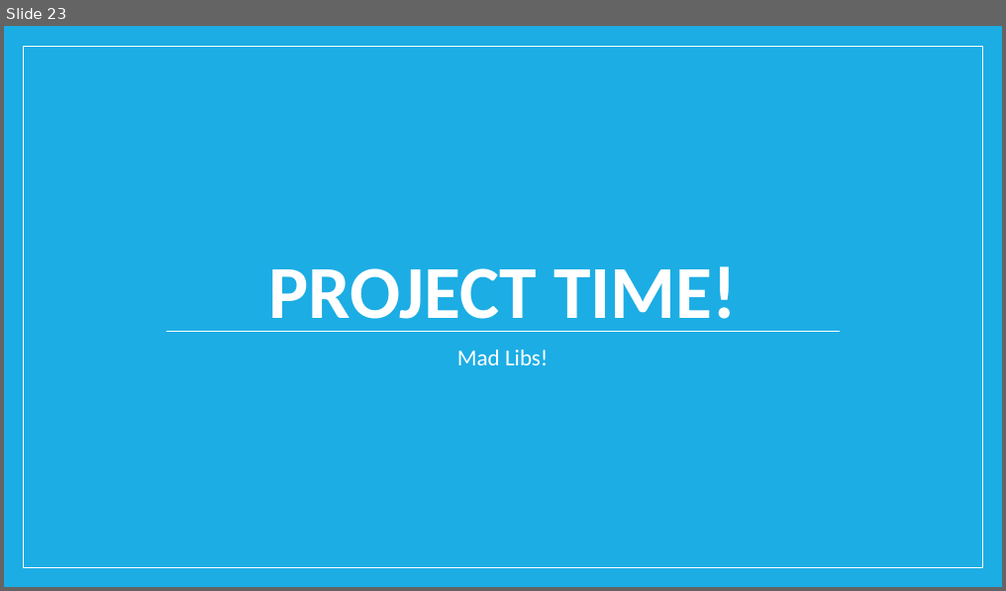
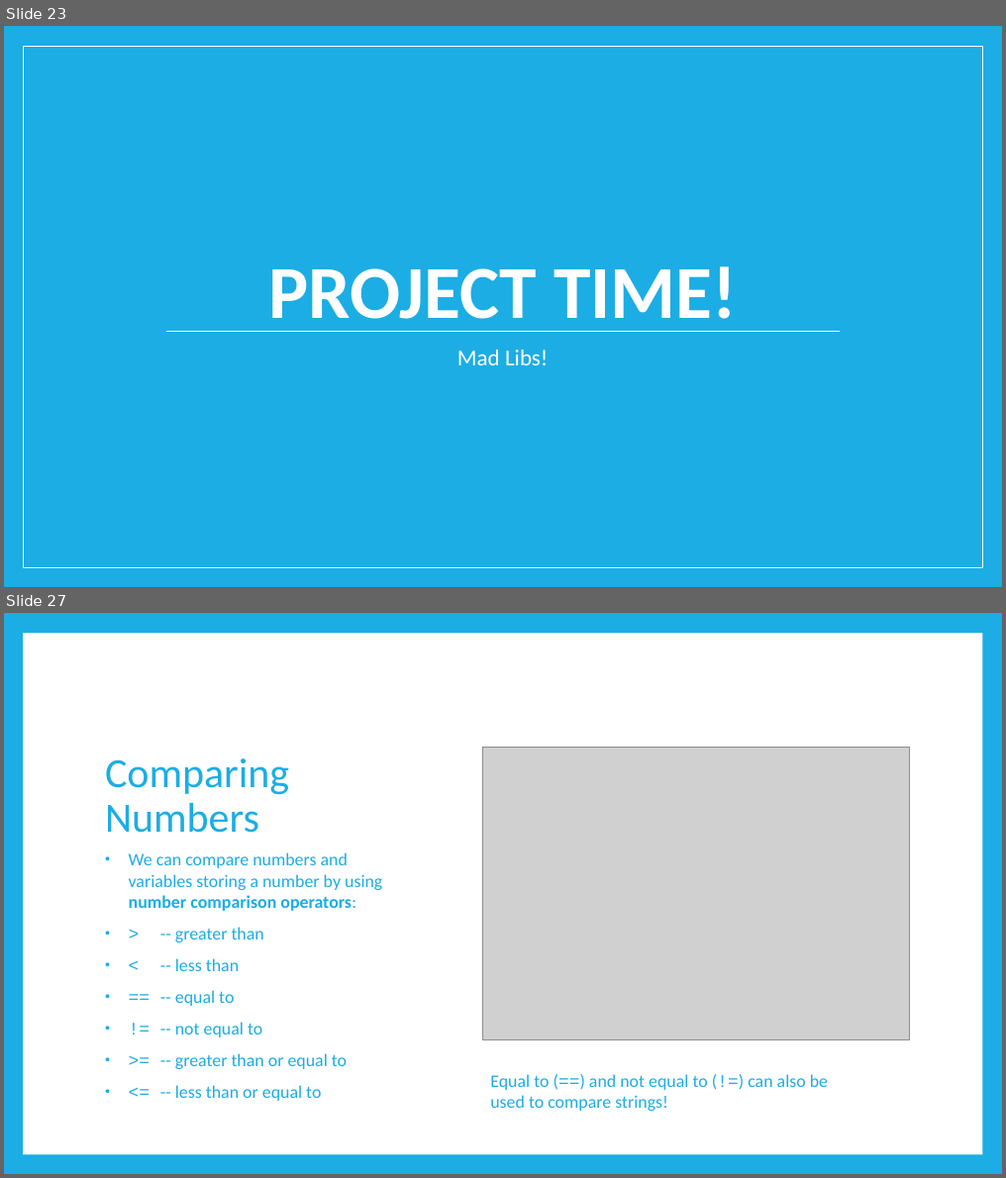
Before and after one commit to TristinSchlauch11/code-ninjas-python, a slide deck: Intro to Python.pptx. Shown one above the other, each under a label of ours: slide 23 before the commit, slides 23 and 27 after it; the slides between them are not shown. The pictures are 1006x591 and 1006x1178 pixels, drawn with LibreOffice and Linux fonts; fonts in the diff are those of the drawing; grey boxes stand for pictures. Boxes give left, top, right and bottom in pixels: in the first picture for what was removed or moved away, otherwise in the second. Text is boxed around its words. In the diff, an @@ line names an element or a change of style, - is before the commit and + after.

```diff
--- a/Intro to Python.pptx
+++ b/Intro to Python.pptx
@@ slide 27 added at [4, 613, 1002, 1174], background #1CADE4 @@
@@ rectangle added at [23, 633, 982, 1155], fill #FFFFFF @@
@@ title added at [105, 759, 289, 833], 40 pt, text #1CADE4 @@
+Comparing Numbers
@@ picture added at [483, 748, 910, 1040] @@
@@ text added at [129, 853, 382, 1101], 17 pt, text #1CADE4 @@
+• We can compare numbers and variables storing a number by using number comparison operators:
+• > -- greater than
+• < -- less than
+• == -- equal to
+• != -- not equal to
+• >= -- greater than or equal to
+• <= -- less than or equal to
@@ text added at [490, 1074, 828, 1111], 17 pt, text #1CADE4 @@
+Equal to (==) and not equal to (!=) can also be used to compare strings!
```
Also in this commit, not shown: 26 other slides added, 1 other file.
